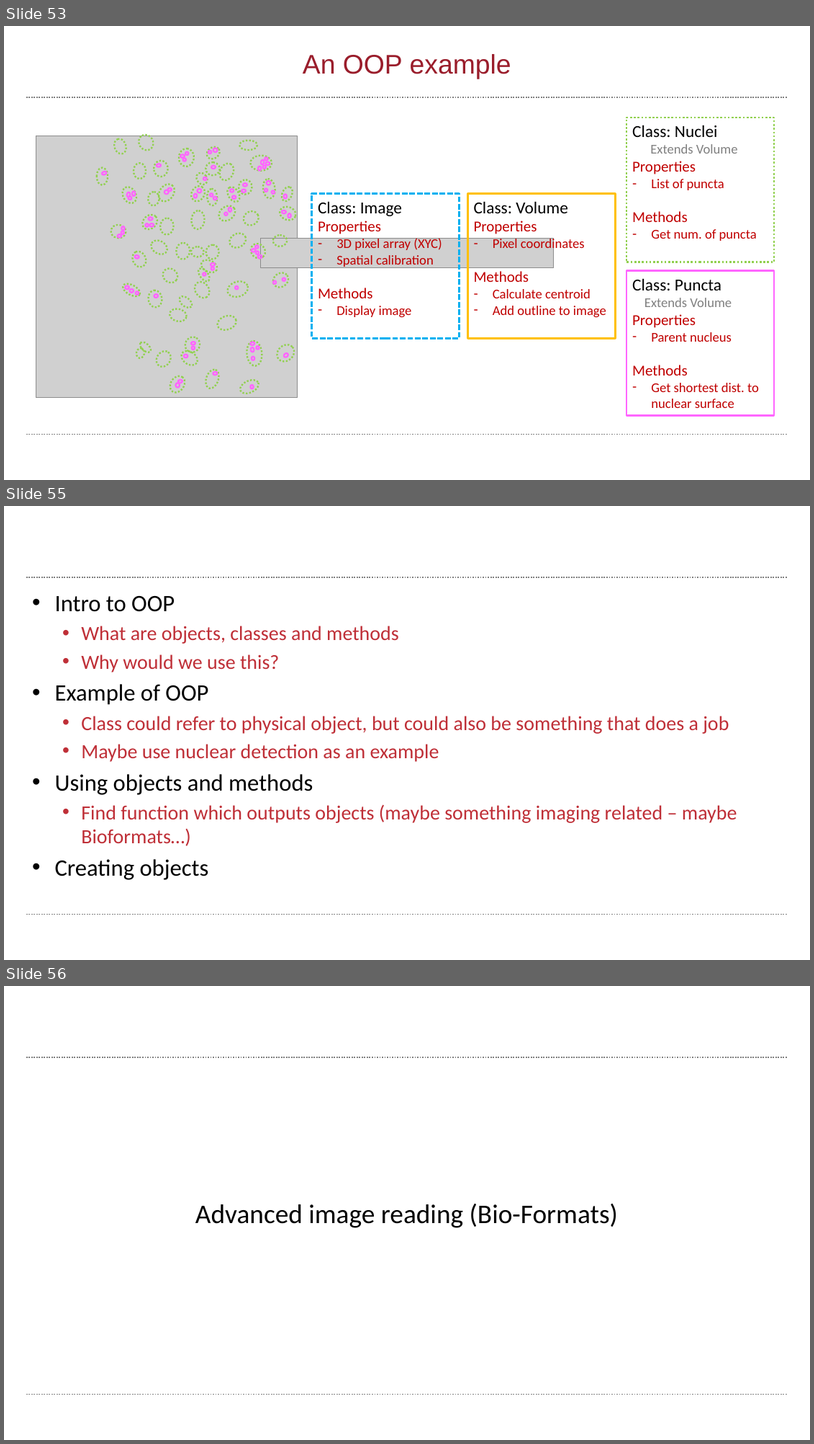
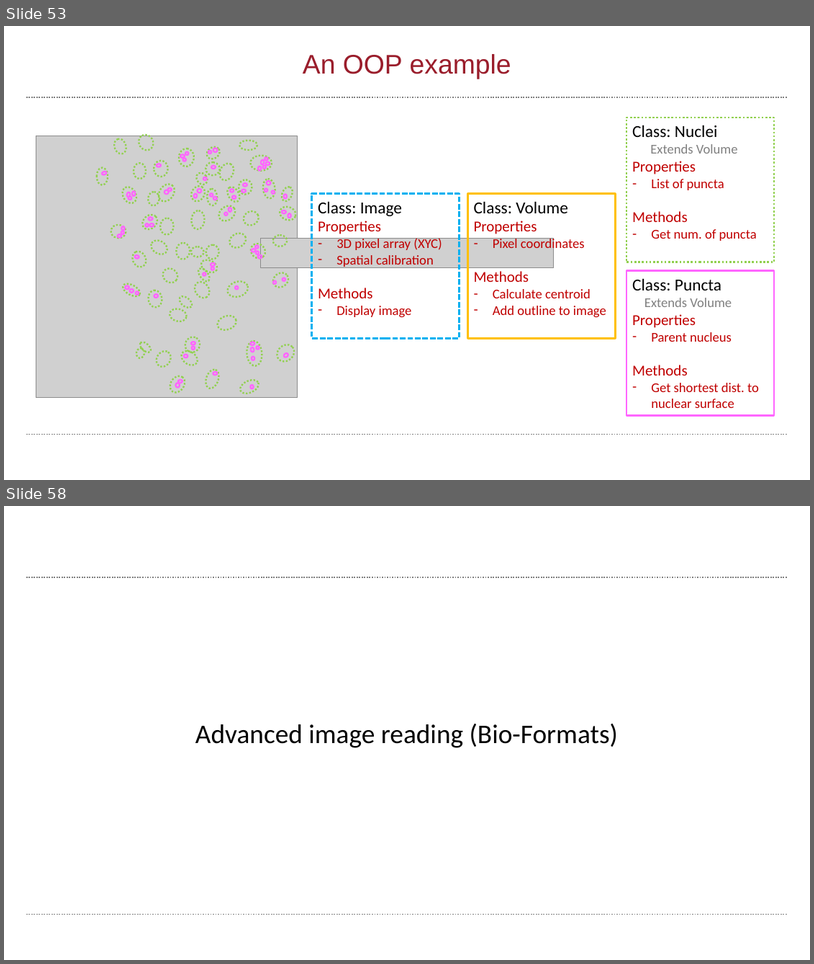
Before and after one commit to wbif-bristol/MATLAB-course, a slide deck: Session 3 - Advanced data structures/MATLAB Session 3.pptx. Shown one above the other, each under a label of ours: slides 53, 55 and 56 before the commit, slides 53 and 58 after it; the slides between them are not shown. The pictures are 814x1444 and 814x964 pixels, drawn with LibreOffice and Linux fonts; fonts in the diff are those of the drawing; grey boxes stand for pictures; background and template pictures are left out. Boxes give left, top, right and bottom in pixels: in the first picture for what was removed or moved away, otherwise in the second. Text is boxed around its words. In the diff, an @@ line names an element or a change of style, - is before the commit and + after.

```diff
--- a/Session 3 - Advanced data structures/MATLAB Session 3.pptx
+++ b/Session 3 - Advanced data structures/MATLAB Session 3.pptx
@@ slide 55 removed at [4, 506, 810, 960], background #FFFFFF; not listed: 2 template elements that a slide beside it also shows @@
@@ text removed at [55, 595, 738, 880] @@
-• Intro to OOP
-  • What are objects, classes and methods
-  • Why would we use this?
-• Example of OOP
-  • Class could refer to physical object, but could also be something that does a job
-  • Maybe use nuclear detection as an example
-• Using objects and methods
-  • Find function which outputs objects (maybe something imaging related – maybe Bioformats…)
-• Creating objects
@@ what was slide 56 is now slide 58 @@
```
Also in this commit, not shown: 4 slides added, 1 other slide removed, 1 other file.
